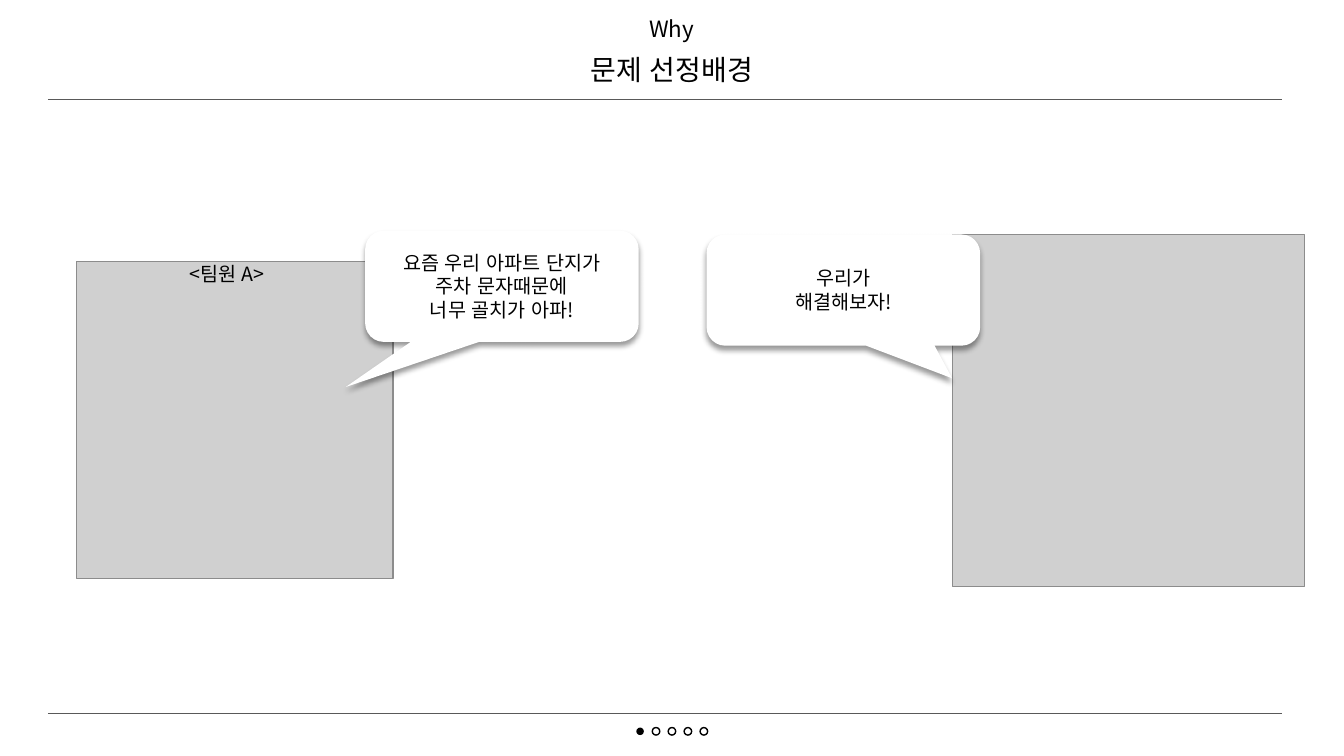
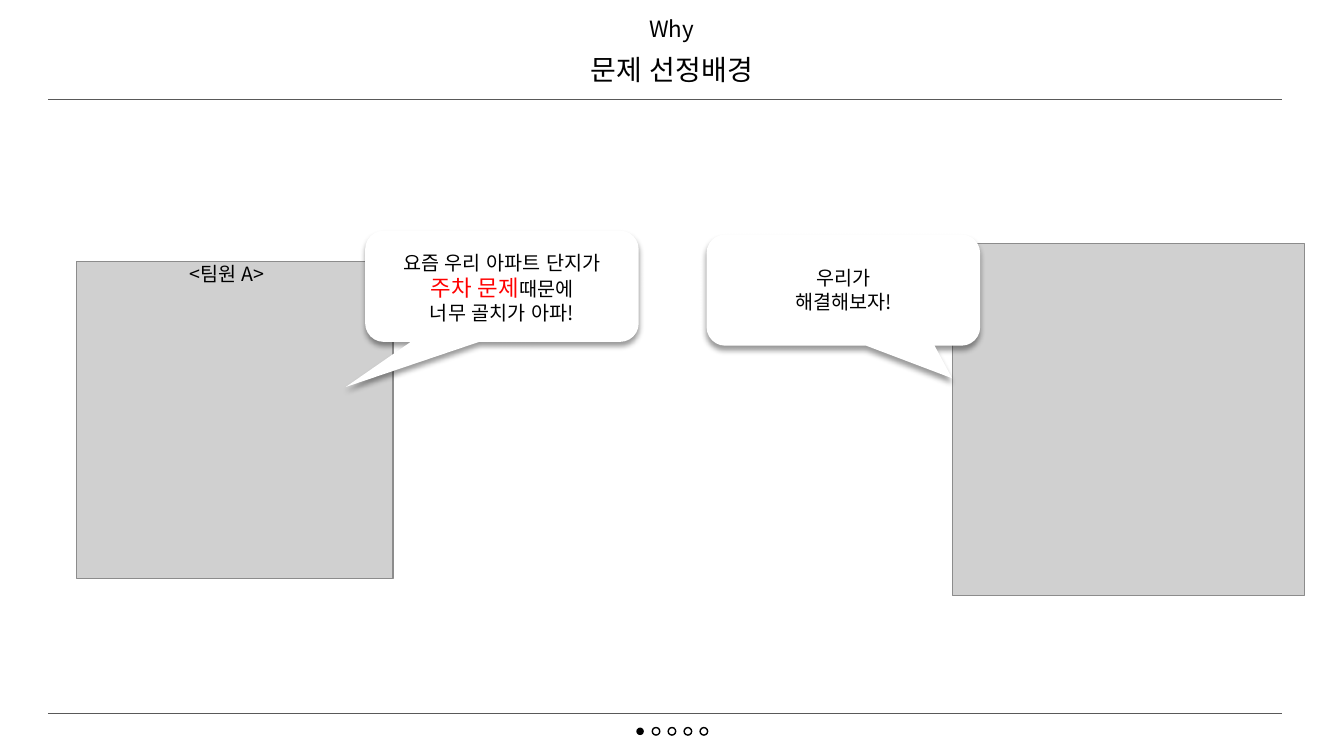
Before and after one commit to dev-EthanJ/ML_DL_parking_prediction, a slide deck: slide 3 of 주차수요예측.pptx. Drawn at 1344x756 pixels with LibreOffice and Linux fonts; fonts in the diff are those of the drawing; grey boxes stand for pictures. Boxes give left, top, right and bottom in pixels: in the first picture for what was removed or moved away, otherwise in the second. Text is boxed around its words. In the diff, an @@ line names an element or a change of style, - is before the commit and + after.

```diff
--- a/주차수요예측.pptx
+++ b/주차수요예측.pptx
@@ picture: place and size @@
-picture at <box>953,235,1305,587</box>
+picture at <box>953,244,1305,596</box>
@@ text at <box>431,277,573,298</box>: text changed; size 14 to 16 pt; text colour #000000 to #FF0000 @@
-주차 문자때문에
+주차 문제때문에
```
Also in this commit, not shown: 17 other slides changed, 4 other files.
